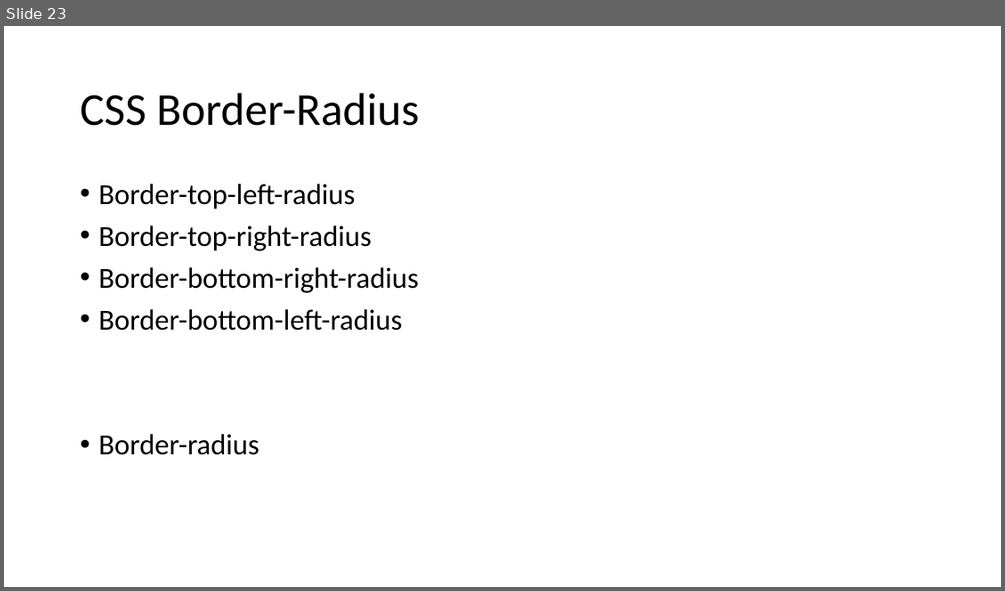
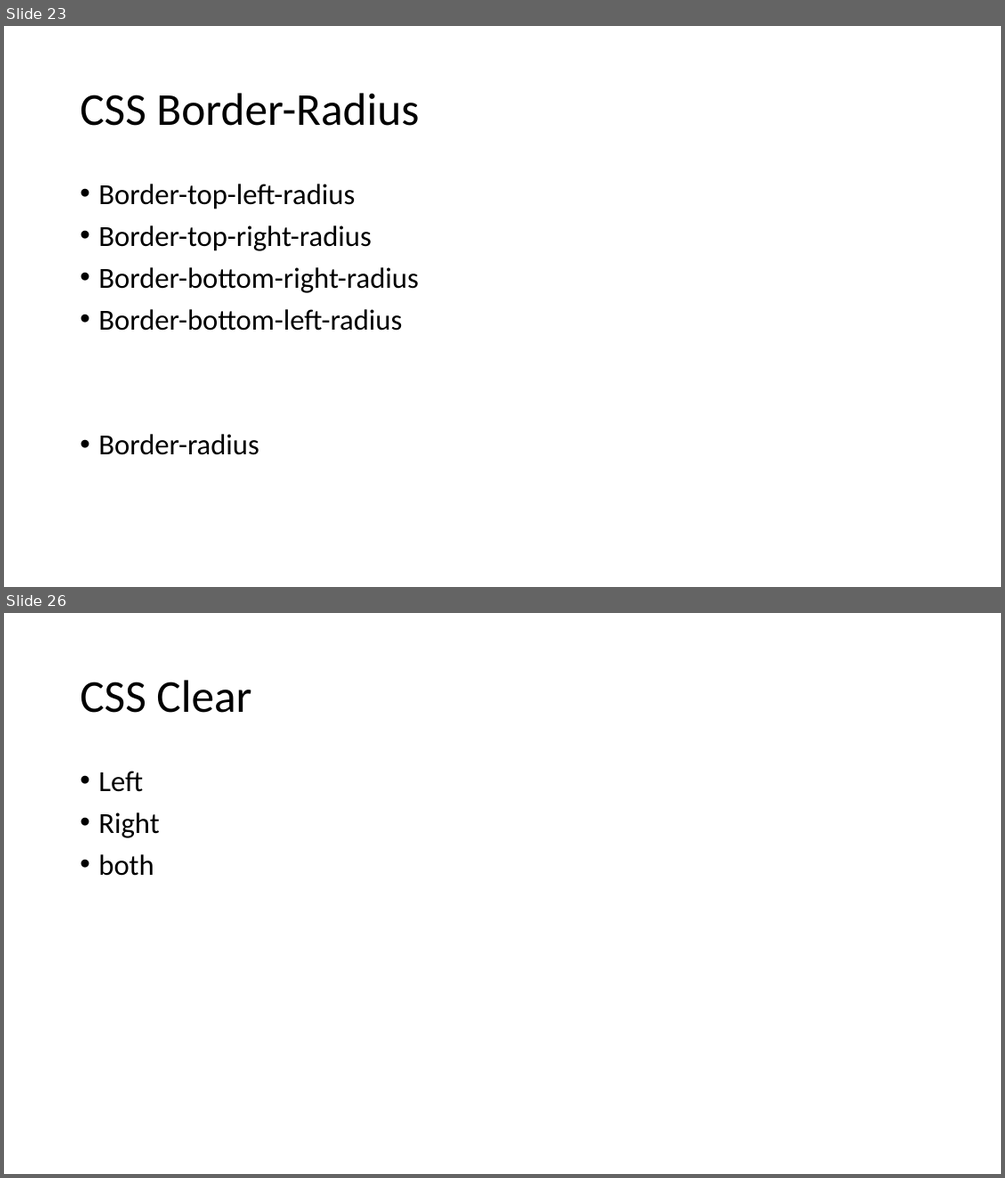
Before and after one commit to PiyushChaturvedii/Batch05, a slide deck: CSS3.pptx. Shown one above the other, each under a label of ours: slide 23 before the commit, slides 23 and 26 after it; the slides between them are not shown. The pictures are 1005x591 and 1005x1178 pixels, drawn with LibreOffice and Linux fonts; fonts in the diff are those of the drawing. Boxes give left, top, right and bottom in pixels: in the first picture for what was removed or moved away, otherwise in the second. Text is boxed around its words. In the diff, an @@ line names an element or a change of style, - is before the commit and + after.

```diff
--- a/CSS3.pptx
+++ b/CSS3.pptx
@@ slide 26 added at [4, 613, 1001, 1174], background #FFFFFF @@
@@ title added at [80, 680, 251, 713], 44 pt, text #000000 @@
+CSS Clear
@@ text added at [98, 771, 159, 876], 28 pt, text #000000 @@
+• Left
+• Right
+• both
```
Also in this commit, not shown: 2 other slides added, 3 other files.
